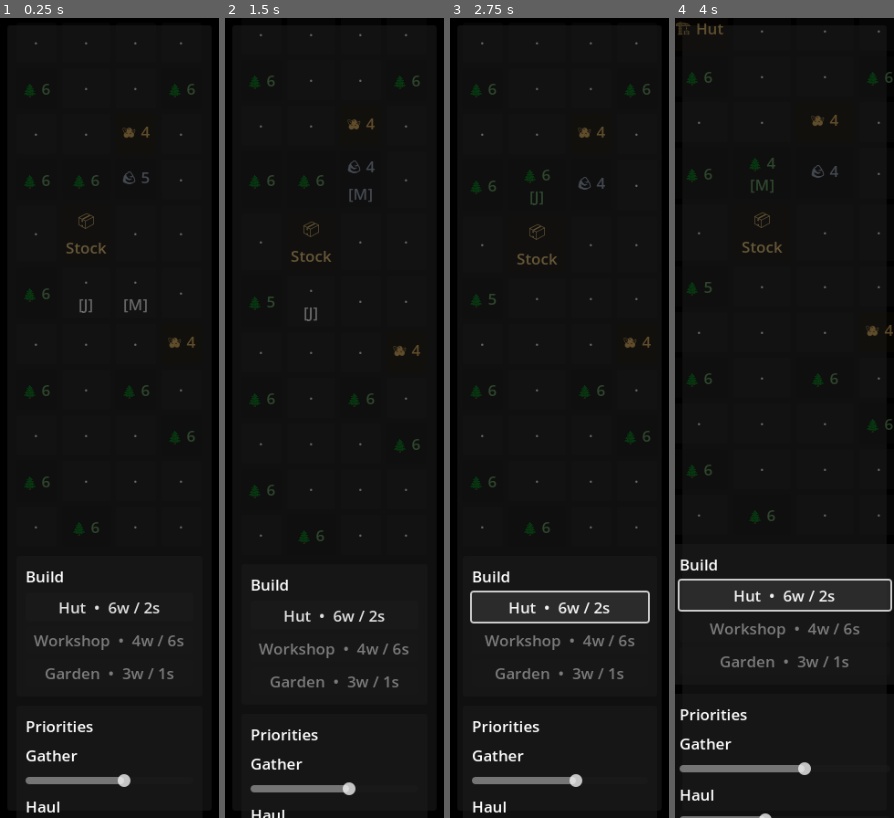
Above: before the commit, frames 1-4 (left to right).
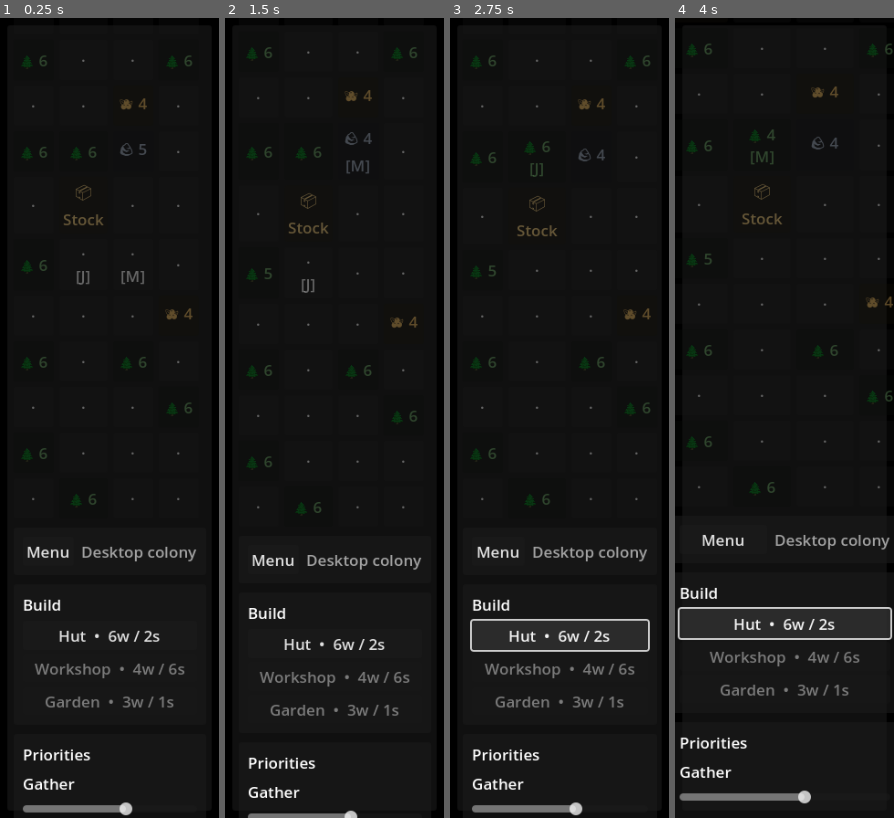
Above: after the commit, the same moments.

Repository: misospace/windowstead
Game: Godot game, scene res://scenes/main.tscn
Same seed, same stepped clock (60 frames per second), same inputs: the game is played once before the commit and once after it.
Inputs (mouse positions are in pixels of both pictures, inside the frame that each line leads up to):
- Up to frame 1 (0.25 s): no input
- Up to frame 2 (1.5 s): click (273, 554) at 0.5 s, where only the run after the commit has a clickable "Menu"; click (334, 546) at 1.25 s, where only the run after the commit has a clickable "Save"
- Up to frame 3 (2.75 s): click "Hut • 6w / 2s" at 2 s
- Up to frame 4 (4 s): click "Hut • 6w / 2s" at 2.75 s; click "Hut • 6w / 2s" at 3.5 s

The runs differ from the first frame. In frame 1, 6.7% of the frame differs, in the area x 9-90%, y 3-100%; in frame 2, 6.5%; in frame 3, 7.6%; in frame 4, 8.5%, in the area x 0-100%, y 0-100%.

Commit message:
feat: add dock menu and basic settings

Diff:
--- a/scenes/main.tscn
+++ b/scenes/main.tscn
@@ -80,6 +80,109 @@
 size_flags_vertical = 3
 theme_override_constants/separation = 10
 
+[node name="MenuPanel" type="PanelContainer" parent="Backdrop/Margin/Root/Right"]
+layout_mode = 2
+
+[node name="MenuMargin" type="MarginContainer" parent="Backdrop/Margin/Root/Right/MenuPanel"]
+layout_mode = 2
+theme_override_constants/margin_left = 10
+theme_override_constants/margin_top = 10
+theme_override_constants/margin_right = 10
+theme_override_constants/margin_bottom = 10
+
+[node name="MenuBox" type="VBoxContainer" parent="Backdrop/Margin/Root/Right/MenuPanel/MenuMargin"]
+layout_mode = 2
+theme_override_constants/separation = 8
+
+[node name="MenuRow" type="HBoxContainer" parent="Backdrop/Margin/Root/Right/MenuPanel/MenuMargin/MenuBox"]
+layout_mode = 2
+theme_override_constants/separation = 8
+
+[node name="MenuButton" type="Button" parent="Backdrop/Margin/Root/Right/MenuPanel/MenuMargin/MenuBox/MenuRow"]
+unique_name_in_owner = true
+layout_mode = 2
+size_flags_horizontal = 3
+text = "Menu"
+
+[node name="MenuHint" type="Label" parent="Backdrop/Margin/Root/Right/MenuPanel/MenuMargin/MenuBox/MenuRow"]
+layout_mode = 2
+text = "Desktop colony"
+modulate = Color(1, 1, 1, 0.6)
+
+[node name="MenuActions" type="VBoxContainer" parent="Backdrop/Margin/Root/Right/MenuPanel/MenuMargin/MenuBox"]
+unique_name_in_owner = true
+visible = false
+layout_mode = 2
+theme_override_constants/separation = 4
+
+[node name="NewGameButton" type="Button" parent="Backdrop/Margin/Root/Right/MenuPanel/MenuMargin/MenuBox/MenuActions"]
+unique_name_in_owner = true
+layout_mode = 2
+text = "New Game"
+
+[node name="SaveGameButton" type="Button" parent="Backdrop/Margin/Root/Right/MenuPanel/MenuMargin/MenuBox/MenuActions"]
+unique_name_in_owner = true
+layout_mode = 2
+text = "Save"
+
+[node name="LoadGameButton" type="Button" parent="Backdrop/Margin/Root/Right/MenuPanel/MenuMargin/MenuBox/MenuActions"]
+unique_name_in_owner = true
+layout_mode = 2
+text = "Load"
+
+[node name="SettingsButton" type="Button" parent="Backdrop/Margin/Root/Right/MenuPanel/MenuMargin/MenuBox/MenuActions"]
+unique_name_in_owner = true
+layout_mode = 2
+text = "Settings"
+
+[node name="ExitButton" type="Button" parent="Backdrop/Margin/Root/Right/MenuPanel/MenuMargin/MenuBox/MenuActions"]
+unique_name_in_owner = true
+layout_mode = 2
+text = "Exit"
+
+[node name="SettingsPanel" type="PanelContainer" parent="Backdrop/Margin/Root/Right"]
+unique_name_in_owner = true
+visible = false
+layout_mode = 2
+
+[node name="SettingsMargin" type="MarginContainer" parent="Backdrop/Margin/Root/Right/SettingsPanel"]
+layout_mode = 2
+theme_override_constants/margin_left = 10
+theme_override_constants/margin_top = 10
+theme_override_constants/margin_right = 10
+theme_override_constants/margin_bottom = 10
+
+[node name="SettingsBox" type="VBoxContainer" parent="Backdrop/Margin/Root/Right/SettingsPanel/SettingsMargin"]
+layout_mode = 2
+theme_override_constants/separation = 8
+
+[node name="SettingsTitle" type="Label" parent="Backdrop/Margin/Root/Right/SettingsPanel/SettingsMargin/SettingsBox"]
+layout_mode = 2
+text = "Settings"
+
+[node name="TickSpeedLabel" type="Label" parent="Backdrop/Margin/Root/Right/SettingsPanel/SettingsMargin/SettingsBox"]
+layout_mode = 2
+text = "Tick speed"
+
+[node name="TickSpeedSlider" type="HSlider" parent="Backdrop/Margin/Root/Right/SettingsPanel/SettingsMargin/SettingsBox"]
+unique_name_in_owner = true
+layout_mode = 2
+min_value = 0.0
+max_value = 2.0
+step = 1.0
+value = 1.0
+
+[node name="TickSpeedValue" type="Label" parent="Backdrop/Margin/Root/Right/SettingsPanel/SettingsMargin/SettingsBox"]
+unique_name_in_owner = true
+layout_mode = 2
+text = "Normal"
+modulate = Color(1, 1, 1, 0.7)
+
+[node name="SettingsCloseButton" type="Button" parent="Backdrop/Margin/Root/Right/SettingsPanel/SettingsMargin/SettingsBox"]
+unique_name_in_owner = true
+layout_mode = 2
+text = "Close"
+
 [node name="BuildPanel" type="PanelContainer" parent="Backdrop/Margin/Root/Right"]
 layout_mode = 2
 
--- a/scripts/game_state.gd
+++ b/scripts/game_state.gd
@@ -2,6 +2,8 @@
 
 const SAVE_KEY := "windowstead-save-v1"
 const SAVE_PATH := "user://windowstead.save"
+const SETTINGS_KEY := "windowstead-settings-v1"
+const SETTINGS_PATH := "user://windowstead.settings"
 
 var save_supported := false
 var use_local_storage := false
@@ -44,3 +46,32 @@
 		JavaScriptBridge.eval("localStorage.removeItem('%s')" % SAVE_KEY, true)
 	if FileAccess.file_exists(SAVE_PATH):
 		DirAccess.remove_absolute(ProjectSettings.globalize_path(SAVE_PATH))
+
+func save_settings(data: Dictionary) -> void:
+	var payload := JSON.stringify(data)
+	if use_local_storage:
+		JavaScriptBridge.eval("localStorage.setItem('%s', %s)" % [SETTINGS_KEY, JSON.stringify(payload)], true)
+		return
+	var file := FileAccess.open(SETTINGS_PATH, FileAccess.WRITE)
+	if file:
+		file.store_string(payload)
+
+func load_settings() -> Dictionary:
+	if use_local_storage:
+		var raw = JavaScriptBridge.eval("localStorage.getItem('%s')" % SETTINGS_KEY, true)
+		if raw == null or String(raw).is_empty() or String(raw) == "null":
+			return {}
+		var parsed = JSON.parse_string(String(raw))
+		if typeof(parsed) == TYPE_STRING:
+			return JSON.parse_string(parsed) if JSON.parse_string(parsed) is Dictionary else {}
+		return parsed if parsed is Dictionary else {}
+	if not FileAccess.file_exists(SETTINGS_PATH):
+		return {}
+	var file := FileAccess.open(SETTINGS_PATH, FileAccess.READ)
+	if not file:
+		return {}
+	var text := file.get_as_text()
+	if text.strip_edges().is_empty():
+		return {}
+	var parsed = JSON.parse_string(text)
+	return parsed if parsed is Dictionary else {}
--- a/scripts/main.gd
+++ b/scripts/main.gd
@@ -7,7 +7,7 @@
 const DOCK_WIDTH := 240
 const DOCK_HEIGHT := 900
 const WORKER_NAMES := ["Jun", "Mara"]
-const TICK_SECONDS := 0.45
+const BASE_TICK_SECONDS := 0.45
 const EVENT_INTERVAL_TICKS := 66
 const RESOURCE_COLORS := {
 	"wood": Color("#5d8f58"),
@@ -38,24 +38,31 @@
 @onready var gather_slider: HSlider = %GatherSlider
 @onready var haul_slider: HSlider = %HaulSlider
 @onready var build_slider: HSlider = %BuildSlider
+@onready var menu_actions: VBoxContainer = %MenuActions
+@onready var settings_panel: PanelContainer = %SettingsPanel
+@onready var tick_speed_slider: HSlider = %TickSpeedSlider
+@onready var tick_speed_value: Label = %TickSpeedValue
 
 var tile_buttons: Array[Button] = []
 var state: Dictionary = {}
+var settings: Dictionary = {}
 var tick := 0
 var rng := RandomNumberGenerator.new()
+var tick_timer: Timer
 
 func _ready() -> void:
 	rng.randomize()
 	configure_window()
 	world_grid.columns = GRID_W
 	build_world()
+	load_settings()
 	wire_controls()
 	load_or_boot()
-	var timer := Timer.new()
-	timer.wait_time = TICK_SECONDS
-	timer.autostart = true
-	timer.timeout.connect(_on_tick)
-	add_child(timer)
+	tick_timer = Timer.new()
+	tick_timer.wait_time = tick_seconds_for_setting()
+	tick_timer.autostart = true
+	tick_timer.timeout.connect(_on_tick)
+	add_child(tick_timer)
 	render_all()
 
 func configure_window() -> void:
@@ -92,17 +99,16 @@
 			row.pressed.connect(func() -> void: queue_structure(String(row.get_meta("kind"))))
 	for slider in [gather_slider, haul_slider, build_slider]:
 		slider.drag_ended.connect(func(_changed: bool) -> void: persist())
-	%SaveButton.pressed.connect(func() -> void:
-		persist()
-		push_event("Game saved. Tiny bureaucracy, handled.")
-		render_sidebar()
-	)
-	%ResetButton.pressed.connect(func() -> void:
-		GameState.clear_game()
-		bootstrap_state()
-		push_event("Settlement reset. Nobody remembers the paperwork.")
-		render_all()
-	)
+	%SaveButton.pressed.connect(save_game)
+	%ResetButton.pressed.connect(start_new_game)
+	%MenuButton.pressed.connect(toggle_menu)
+	%NewGameButton.pressed.connect(start_new_game)
+	%SaveGameButton.pressed.connect(save_game)
+	%LoadGameButton.pressed.connect(load_saved_game)
+	%SettingsButton.pressed.connect(open_settings)
+	%ExitButton.pressed.connect(exit_game)
+	tick_speed_slider.value_changed.connect(_on_tick_speed_changed)
+	%SettingsCloseButton.pressed.connect(close_settings)
 
 func load_or_boot() -> void:
 	var loaded := GameState.load_game()
@@ -146,6 +152,93 @@
 	apply_priority_sliders()
 	persist()
 
+func load_settings() -> void:
+	settings = {
+		"tick_speed": 1,
+	}
+	settings.merge(GameState.load_settings(), true)
+	tick_speed_slider.value = float(settings.get("tick_speed", 1))
+	update_tick_speed_label()
+
+func save_settings() -> void:
+	settings["tick_speed"] = int(tick_speed_slider.value)
+	GameState.save_settings(settings)
+
+func toggle_menu() -> void:
+	menu_actions.visible = not menu_actions.visible
+	if not menu_actions.visible:
+		close_settings()
+
+func open_settings() -> void:
+	menu_actions.visible = true
+	settings_panel.visible = true
+
+func close_settings() -> void:
+	settings_panel.visible = false
+
+func start_new_game() -> void:
+	GameState.clear_game()
+	bootstrap_state()
+	push_event("Settlement reset. Nobody remembers the paperwork.")
+	menu_actions.visible = false
+	close_settings()
+	render_all()
+
+func save_game() -> void:
+	persist()
+	push_event("Game saved. Tiny bureaucracy, handled.")
+	menu_actions.visible = false
+	close_settings()
+	render_sidebar()
+
+func load_saved_game() -> void:
+	var loaded := GameState.load_game()
+	if loaded.is_empty() or not is_save_compatible(loaded):
+		push_event("No compatible save found. The colony keeps improvising.")
+		menu_actions.visible = false
+		close_settings()
+		render_sidebar()
+		return
+	state = loaded
+	tick = int(state.get("tick", 0))
+	for worker in state.get("workers", []):
+		if not worker.has("break_ticks"):
+			worker.break_ticks = 0
+	apply_priority_sliders()
+	push_event("Save loaded. Tiny lives resume their routines.")
+	menu_actions.visible = false
+	close_settings()
+	render_all()
+
+func exit_game() -> void:
+	get_tree().quit()
+
+func _on_tick_speed_changed(value: float) -> void:
+	settings["tick_speed"] = int(value)
+	update_tick_speed_label()
+	if tick_timer:
+		tick_timer.wait_time = tick_seconds_for_setting()
+	save_settings()
+
+func update_tick_speed_label() -> void:
+	match int(tick_speed_slider.value):
+		0:
+			tick_speed_value.text = "Slow"
+		1:
+			tick_speed_value.text = "Normal"
+		2:
+			tick_speed_value.text = "Fast"
+
+func tick_seconds_for_setting() -> float:
+	match int(settings.get("tick_speed", 1)):
+		0:
+			return BASE_TICK_SECONDS * 1.45
+		1:
+			return BASE_TICK_SECONDS
+		2:
+			return BASE_TICK_SECONDS * 0.7
+	return BASE_TICK_SECONDS
+
 func seed_tile(pos: Vector2i) -> Dictionary:
 	var key := int((pos.x * 13 + pos.y * 7 + pos.x * pos.y) % 14)
 	if key == 0 or key == 3:
